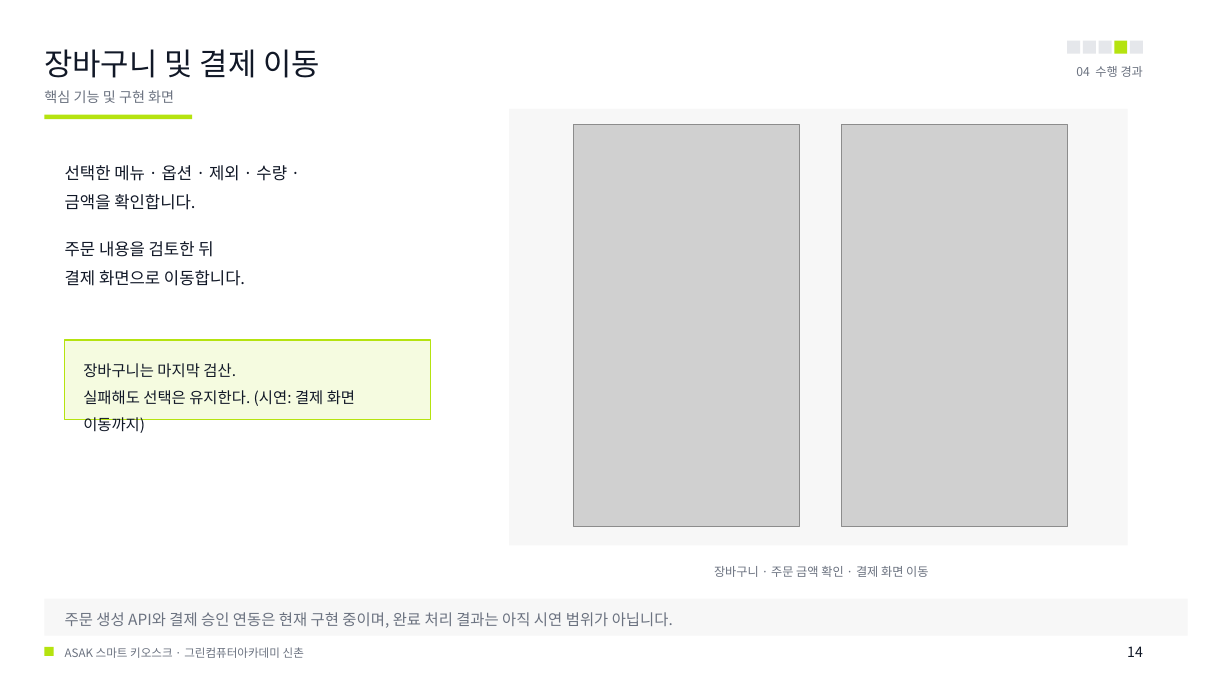
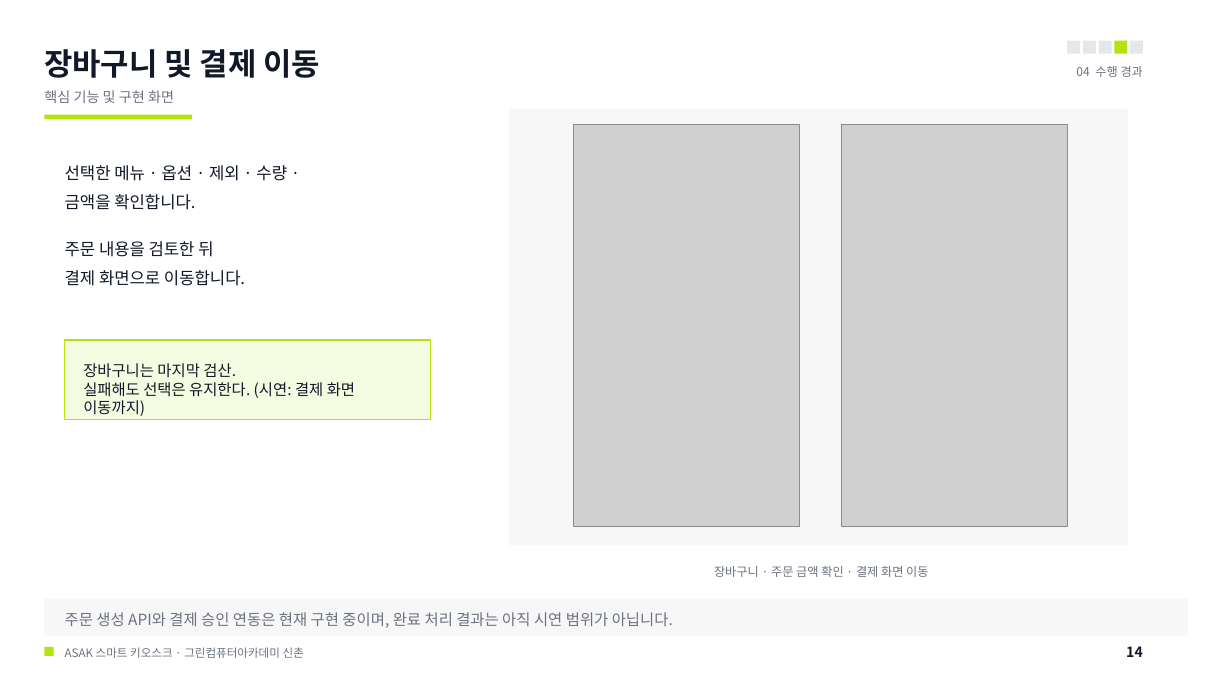
Before and after one commit to hagenie128/ASAK, a slide deck: slide 14 of docs/00_presentation/00_ppt/ASAK_샐러드_스마트키오스크.pptx. Drawn at 1232x693 pixels with LibreOffice and Linux fonts; fonts in the diff are those of the drawing; grey boxes stand for pictures. Boxes give left, top, right and bottom in pixels: in the first picture for what was removed or moved away, otherwise in the second. Text is boxed around its words. In the diff, an @@ line names an element or a change of style, - is before the commit and + after.

```diff
--- a/docs/00_presentation/00_ppt/ASAK_샐러드_스마트키오스크.pptx
+++ b/docs/00_presentation/00_ppt/ASAK_샐러드_스마트키오스크.pptx
@@ text "장바구니 및 결제 이동" at [44,49,321,78]: bold on @@
@@ text at [83,382,355,416]: line spacing 1.45 to 1 @@
@@ text "14" at [1126,646,1143,657]: bold on @@
```
Also in this commit, not shown: 20 other slides changed, 1 other file.
